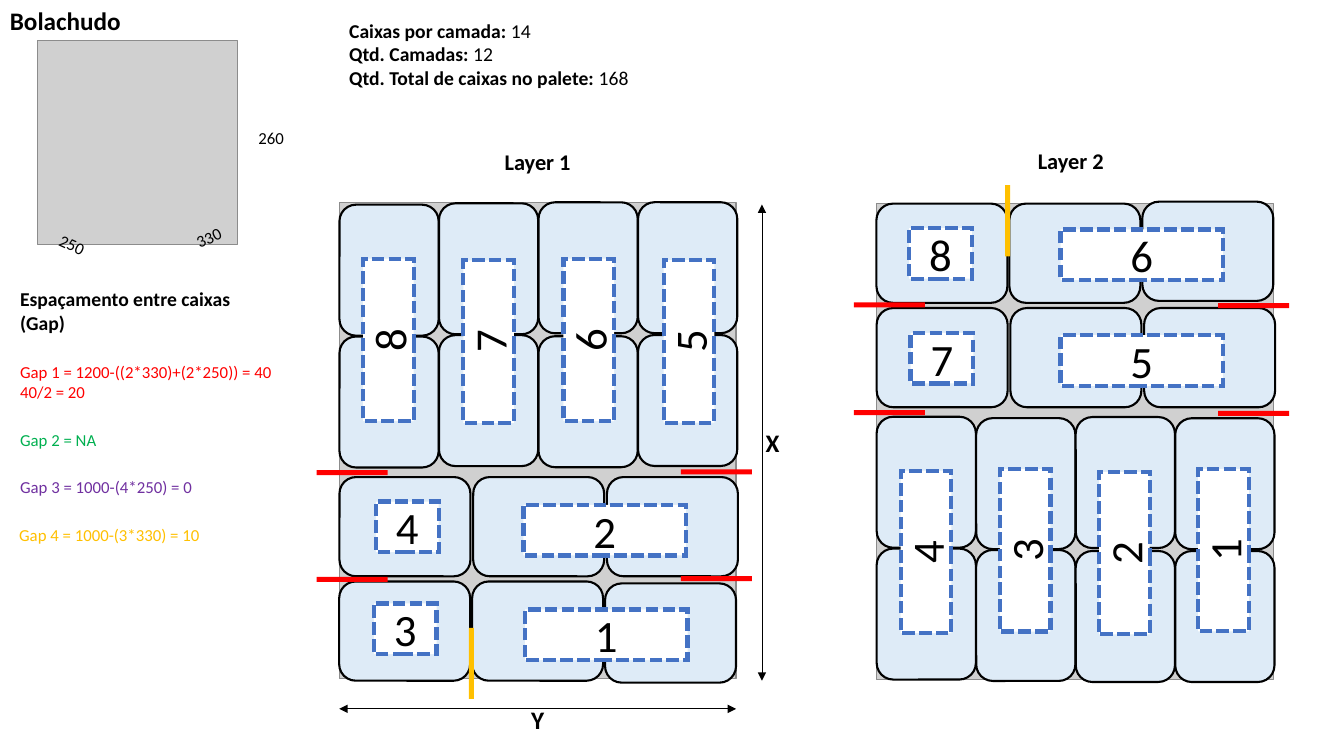
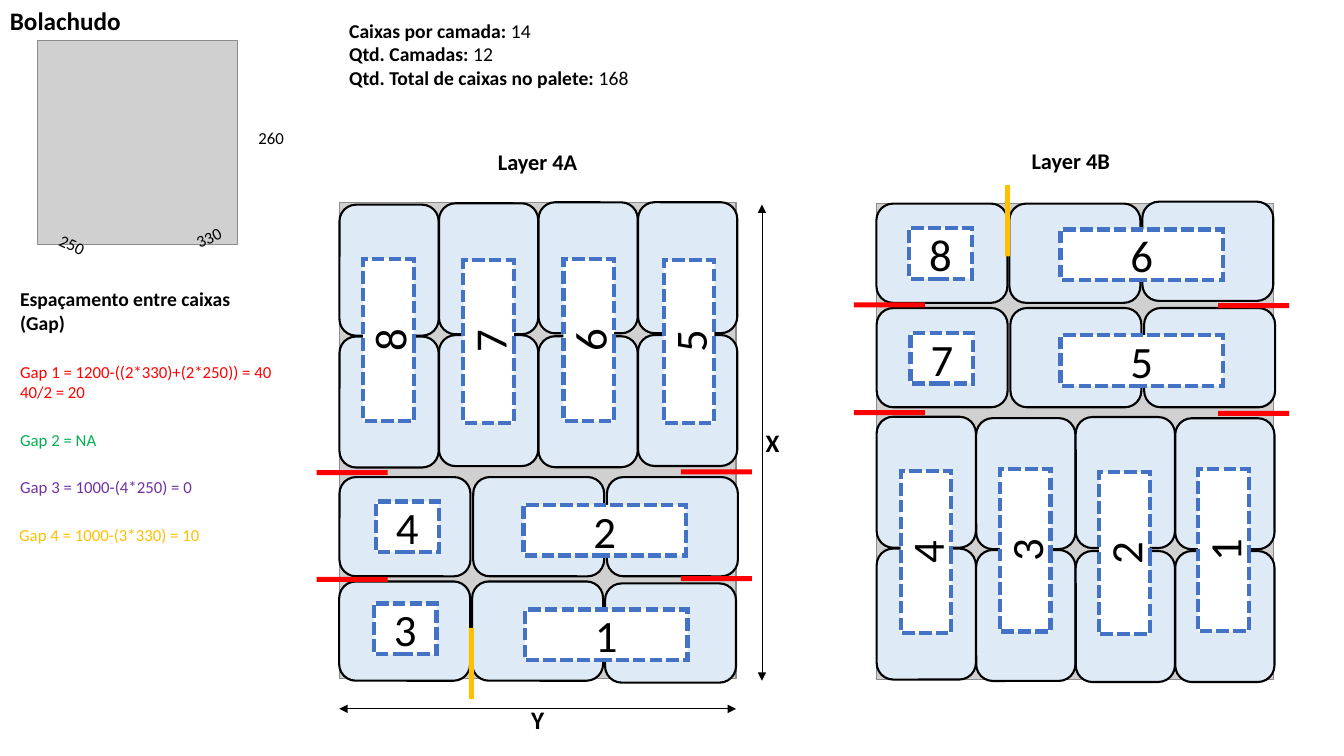
Before and after one commit to ptiago/ABB, a slide deck: slide 5 of Paletização_v1/Descritivo de produto.pptx. Drawn at 1344x756 pixels with LibreOffice and Linux fonts; fonts in the diff are those of the drawing; grey boxes stand for pictures. Boxes give left, top, right and bottom in pixels: in the first picture for what was removed or moved away, otherwise in the second. Text is boxed around its words. In the diff, an @@ line names an element or a change of style, - is before the commit and + after.

```diff
--- a/Paletização_v1/Descritivo de produto.pptx
+++ b/Paletização_v1/Descritivo de produto.pptx
@@ text at (498,155,577,174): text changed @@
-Layer 1
+Layer 4A
@@ text at (1032,154,1110,173): text changed @@
-Layer 2
+Layer 4B
```
Also in this commit, not shown: 3 other slides changed, 1 slide added, 2 other files.
